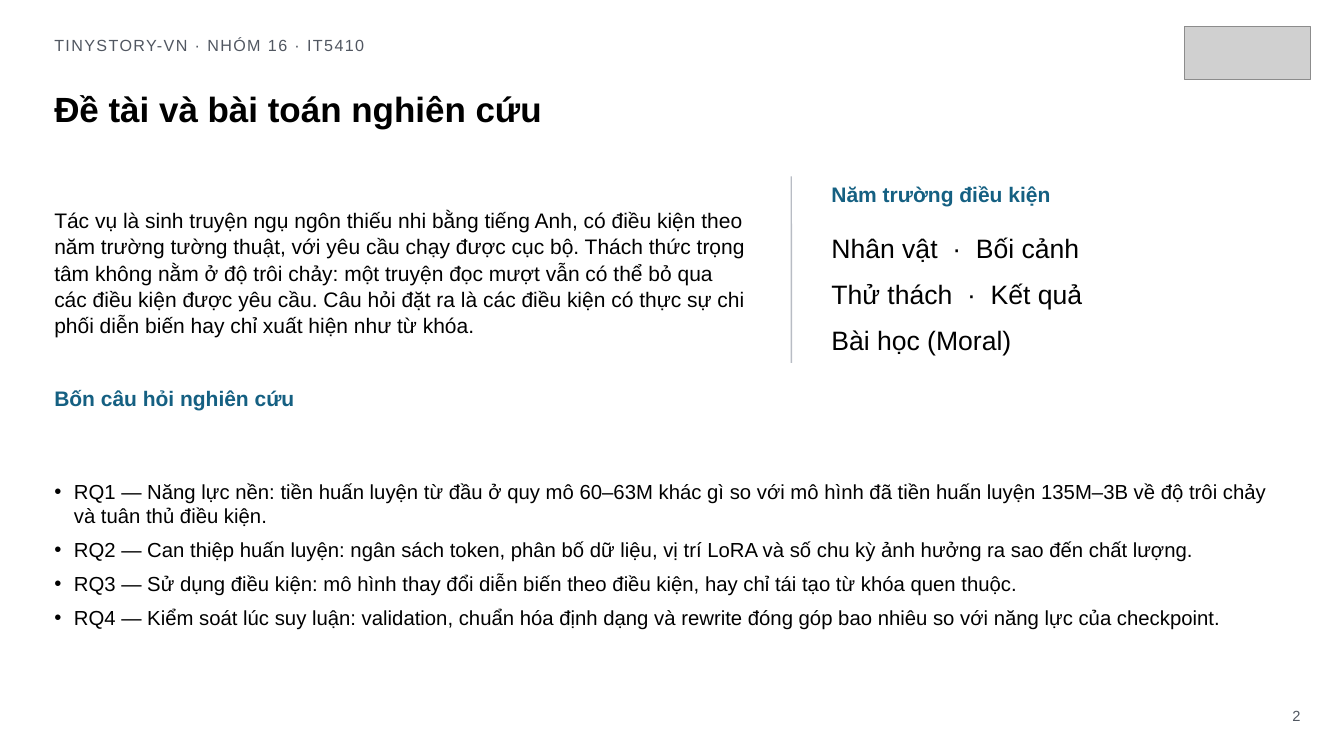
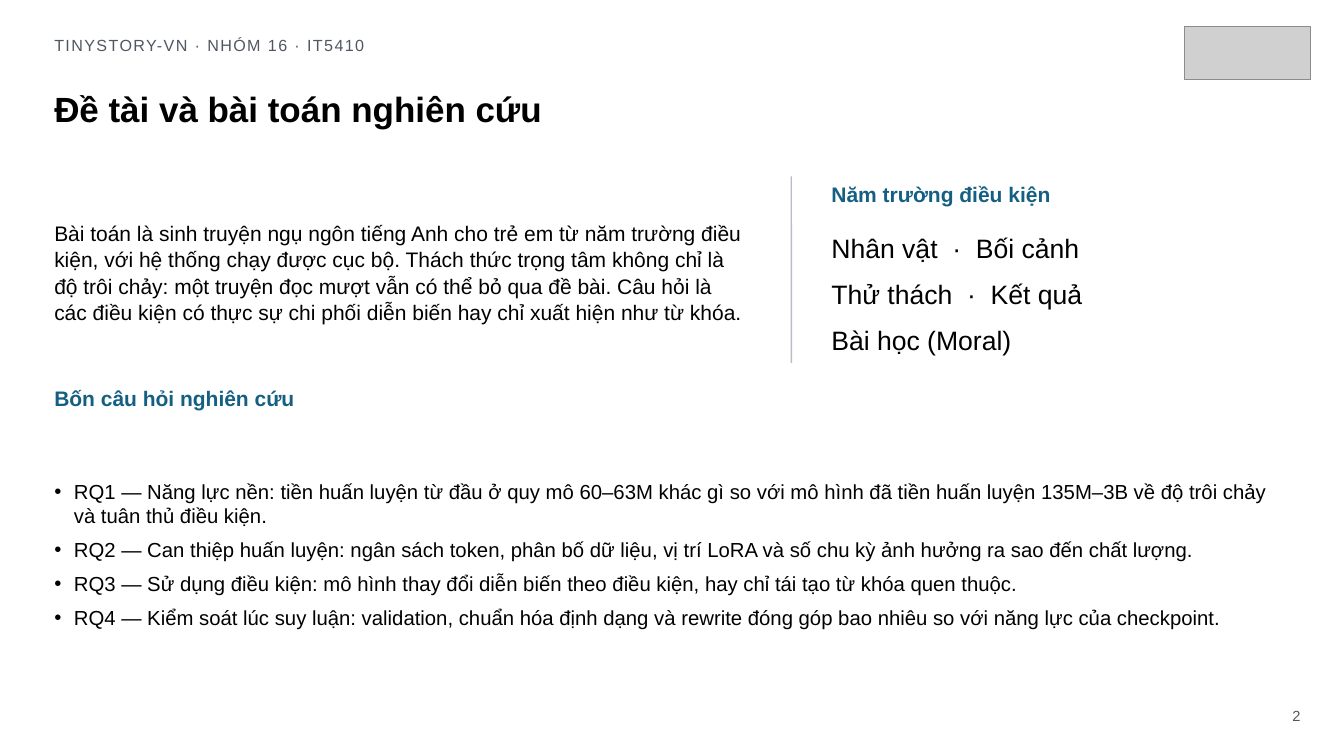
Before and after one commit to tungd/tinystory-vn, a slide deck: slide 2 of output/presentation/tinystory-vn-summary.pptx. Drawn at 1344x756 pixels with LibreOffice and Linux fonts; fonts in the diff are those of the drawing; grey boxes stand for pictures. Boxes give left, top, right and bottom in pixels: in the first picture for what was removed or moved away, otherwise in the second. Text is boxed around its words. In the diff, an @@ line names an element or a change of style, - is before the commit and + after.

```diff
--- a/output/presentation/tinystory-vn-summary.pptx
+++ b/output/presentation/tinystory-vn-summary.pptx
@@ text at (54,225,741,325): text changed @@
-Tác vụ là sinh truyện ngụ ngôn thiếu nhi bằng tiếng Anh, có điều kiện theo năm trường tường thuật, với yêu cầu chạy được cục bộ. Thách thức trọng tâm không nằm ở độ trôi chảy: một truyện đọc mượt vẫn có thể bỏ qua các điều kiện được yêu cầu. Câu hỏi đặt ra là các điều kiện có thực sự chi phối diễn biến hay chỉ xuất hiện như từ khóa.
+Bài toán là sinh truyện ngụ ngôn tiếng Anh cho trẻ em từ năm trường điều kiện, với hệ thống chạy được cục bộ. Thách thức trọng tâm không chỉ là độ trôi chảy: một truyện đọc mượt vẫn có thể bỏ qua đề bài. Câu hỏi là các điều kiện có thực sự chi phối diễn biến hay chỉ xuất hiện như từ khóa.
```
Also in this commit, not shown: 16 other slides changed, 4 other files.
